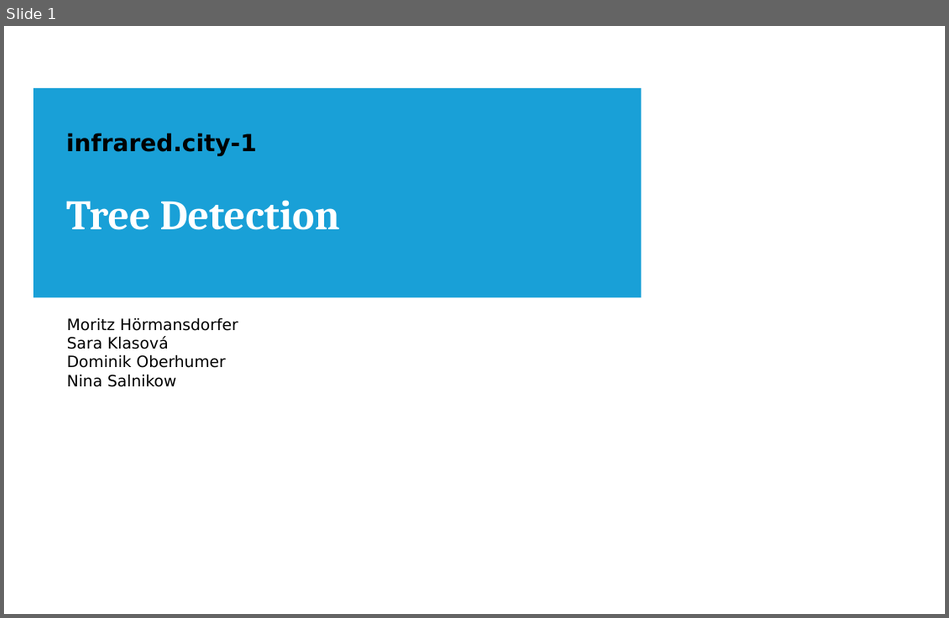
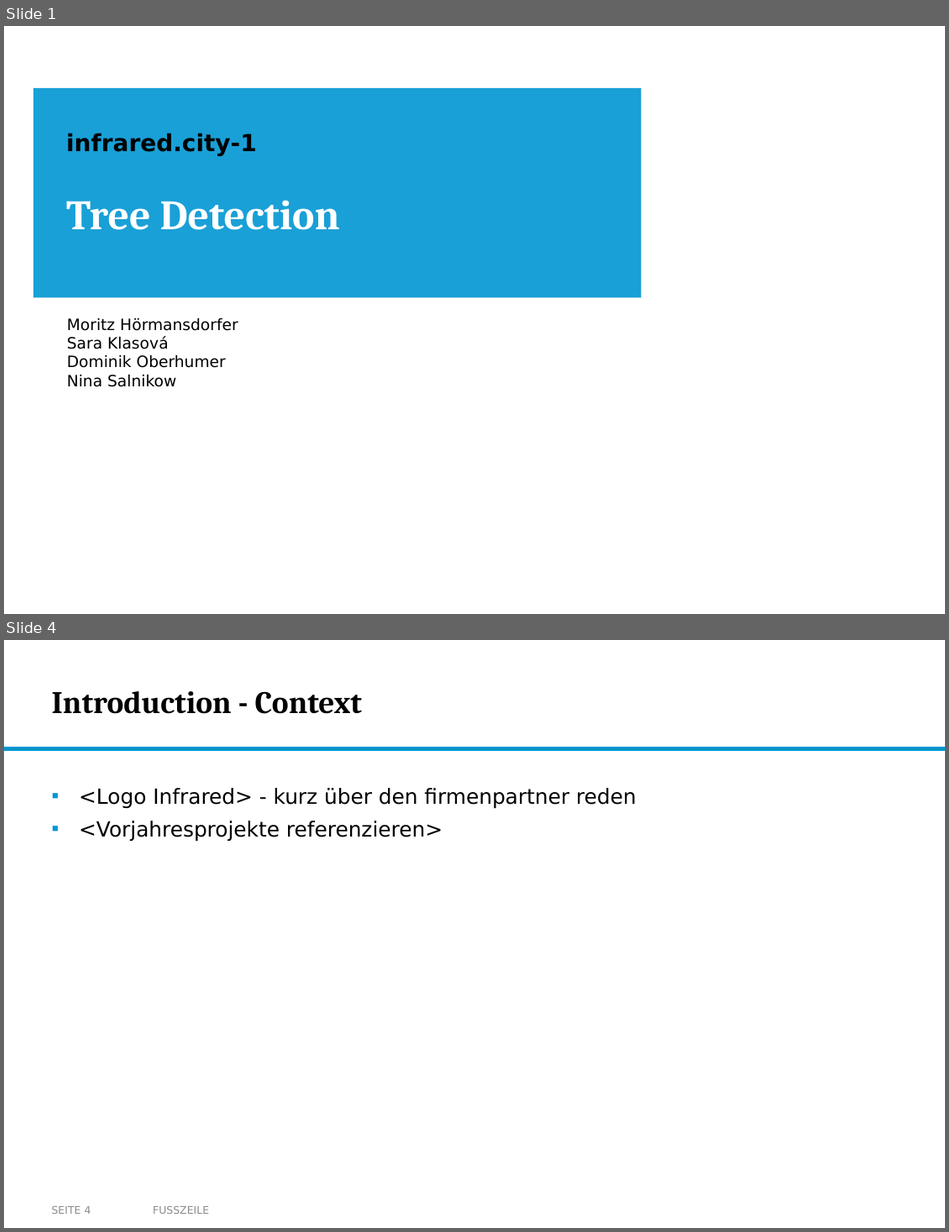
Before and after one commit to nikmaster/wu_dslab_infrared-city, a slide deck: deliverables/3b. intermediate slides/Intermediate Slides.pptx. Shown one above the other, each under a label of ours: slide 1 before the commit, slides 1 and 4 after it; the slides between them are not shown. The pictures are 949x618 and 949x1232 pixels, drawn with LibreOffice and Linux fonts; fonts in the diff are those of the drawing; background and template pictures are left out. Boxes give left, top, right and bottom in pixels: in the first picture for what was removed or moved away, otherwise in the second. Text is boxed around its words. In the diff, an @@ line names an element or a change of style, - is before the commit and + after.

Commit message:
slides: introduction skeleton

```diff
--- a/deliverables/3b. intermediate slides/Intermediate Slides.pptx
+++ b/deliverables/3b. intermediate slides/Intermediate Slides.pptx
@@ slide 4 added at (4,640,945,1228), background #FFFFFF @@
@@ title added at (52,691,362,714), 24 pt, text #000000, bold @@
+Introduction - Context
@@ rectangle added at (4,748,945,750), fill #0C94B7, outline #0096D3 1 pt @@
@@ text added at (79,788,637,842), 16 pt, text #000000 @@
+▪ <Logo Infrared> - kurz über den firmenpartner reden
+▪ <Vorjahresprojekte referenzieren>
@@ page number added at (52,1206,91,1214), 8 pt, text #8C8C8C @@
+SEITE 4
@@ text added at (153,1206,209,1214), 8 pt, text #8C8C8C @@
+FUSSZEILE
```
Also in this commit, not shown: 2 slides changed, 2 other slides added, 1 slide removed.
